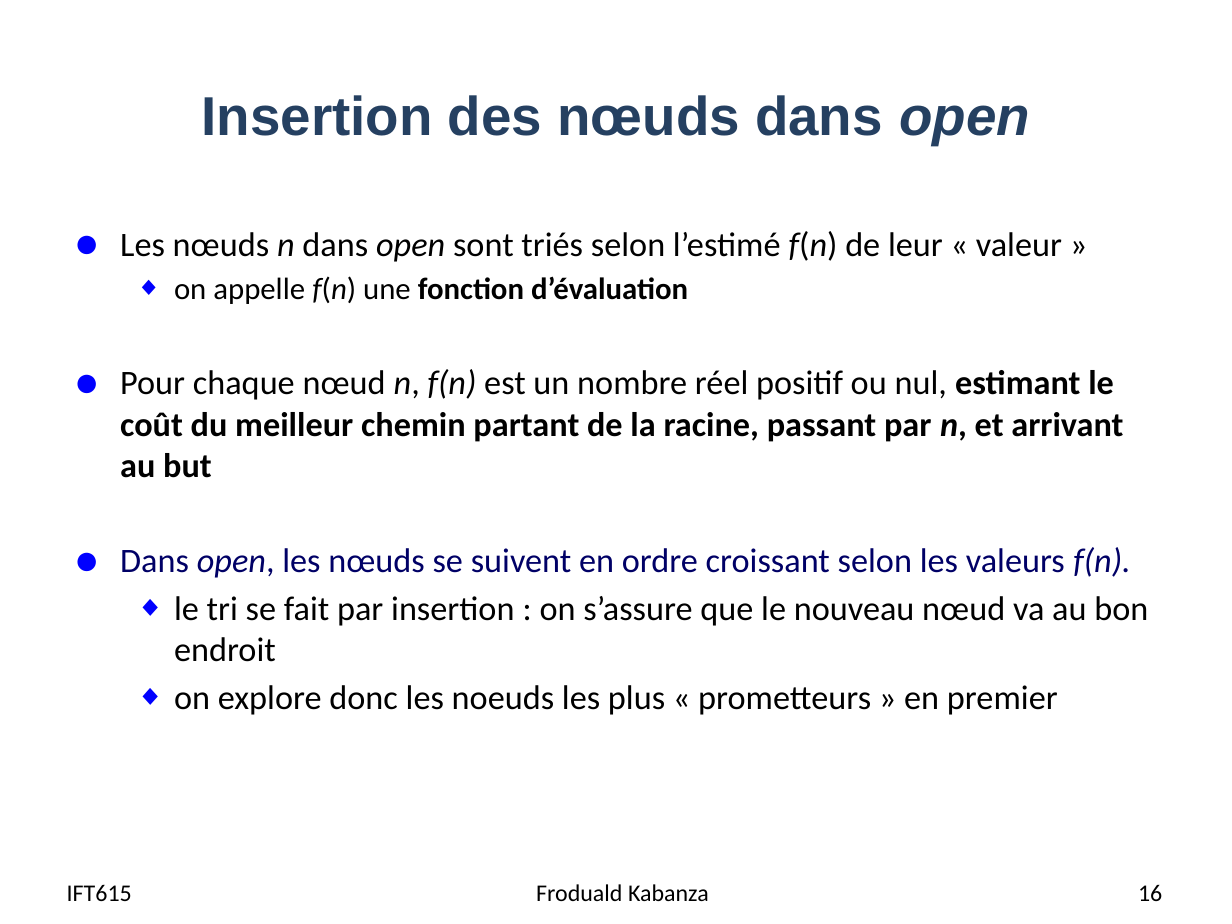
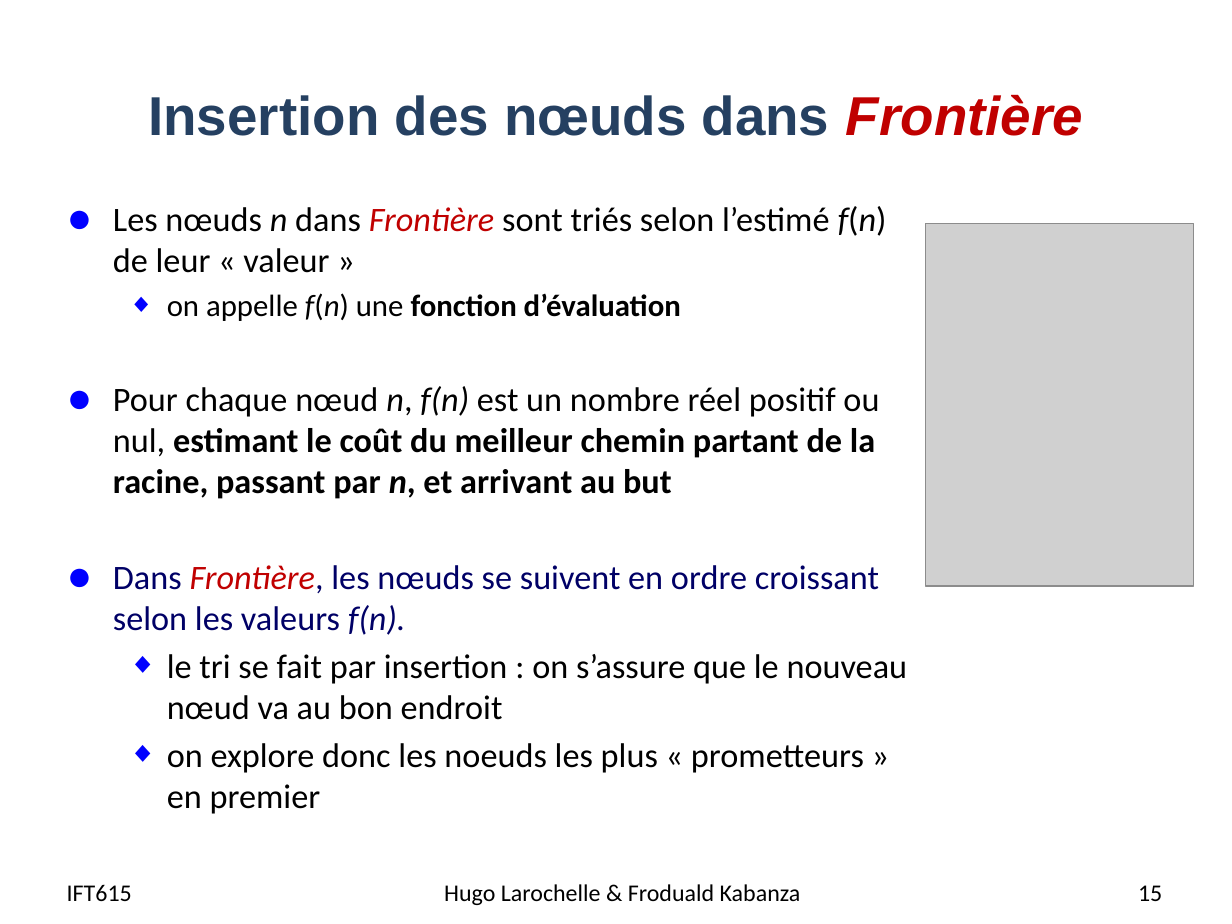
Before and after one commit to djeffkanda/djeffkanda.github.io, a slide deck: slide 15 of ift/assets/slides/ift615-13-Recherche heuristique globale.pptx (slide 16 before the commit). Drawn at 1232x924 pixels with LibreOffice and Linux fonts; fonts in the diff are those of the drawing; grey boxes stand for pictures. Boxes give left, top, right and bottom in pixels: in the first picture for what was removed or moved away, otherwise in the second. Text is boxed around its words. In the diff, an @@ line names an element or a change of style, - is before the commit and + after.

```diff
--- a/ift/assets/slides/ift615-13-Recherche heuristique globale.pptx
+++ b/ift/assets/slides/ift615-13-Recherche heuristique globale.pptx
@@ title at (x1=148, y1=94, x2=1083, y2=136): text changed @@
-Insertion des nœuds dans open
+Insertion des nœuds dans Frontière
@@ text "Les nœuds n dans Frontière ..." moved from (x1=120, y1=231, x2=1148, y2=715) to (x1=113, y1=206, x2=908, y2=814) @@
@@ text at (x1=113, y1=206, x2=887, y2=273): text changed @@
-● Les nœuds n dans open sont triés selon l’estimé f(n) de leur « valeur »
+● Les nœuds n dans Frontière sont triés selon l’estimé f(n) de leur « valeur »
@@ picture added at (x1=925, y1=223, x2=1194, y2=586) @@
@@ text at (x1=113, y1=565, x2=879, y2=635): text changed @@
-● Dans open, les nœuds se suivent en ordre croissant selon les valeurs f(n).
+● Dans Frontière, les nœuds se suivent en ordre croissant selon les valeurs f(n).
@@ text at (x1=444, y1=884, x2=801, y2=905): text changed @@
-Froduald Kabanza
+Hugo Larochelle & Froduald Kabanza
@@ page number at (x1=1138, y1=885, x2=1162, y2=901): text changed @@
-16
+15
```
Also in this commit, not shown: 49 other slides changed, 1 slide removed, 16 other files.
